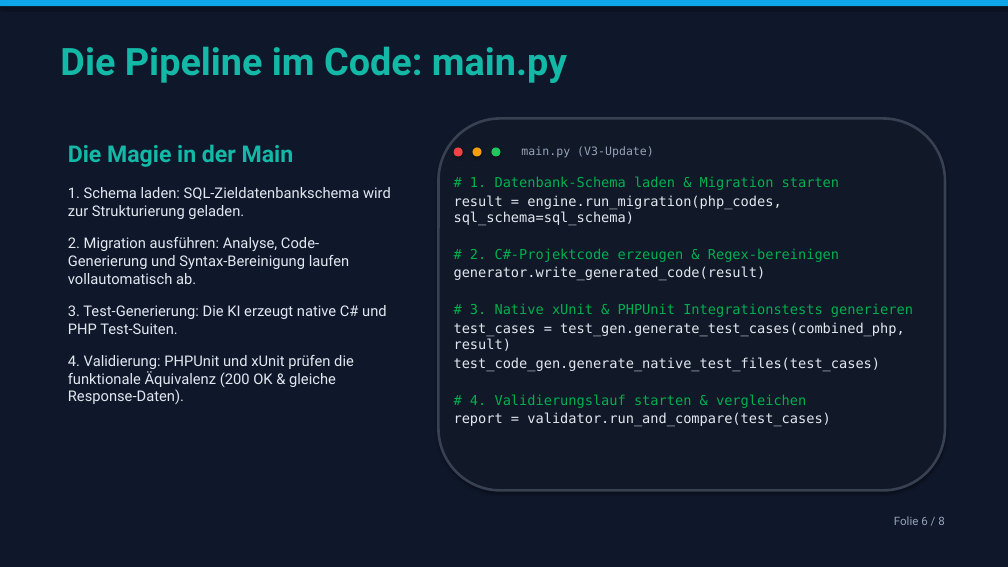
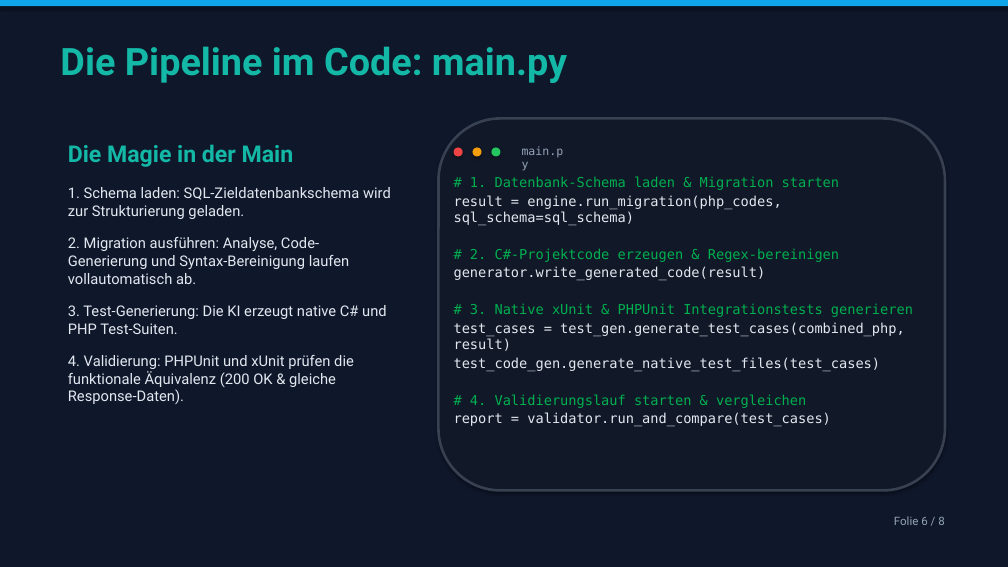
Before and after one commit to kis4-2026ss/projekt-g1-memic-six, a slide deck: slide 6 of WebLegacy_AI_Praesentation_V3.pptx. Drawn at 1008x567 pixels with LibreOffice and Linux fonts; fonts in the diff are those of the drawing. Boxes give left, top, right and bottom in pixels: in the first picture for what was removed or moved away, otherwise in the second. Text is boxed around its words. In the diff, an @@ line names an element or a change of style, - is before the commit and + after.

Commit message:
changed powerpoint text

```diff
--- a/WebLegacy_AI_Praesentation_V3.pptx
+++ b/WebLegacy_AI_Praesentation_V3.pptx
@@ text at (x1=432, y1=47, x2=567, y2=83): text changed @@
-main.py (V3-Update)
+main.py
```
Also in this commit, not shown: 1 other slide changed.
